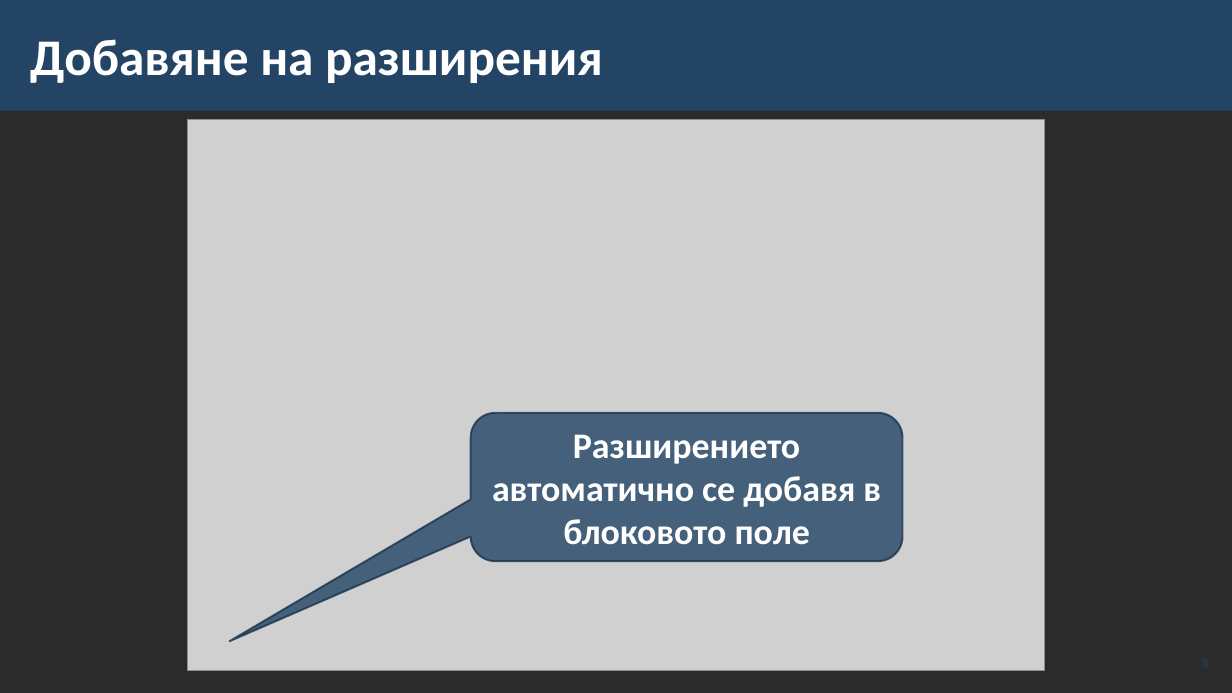
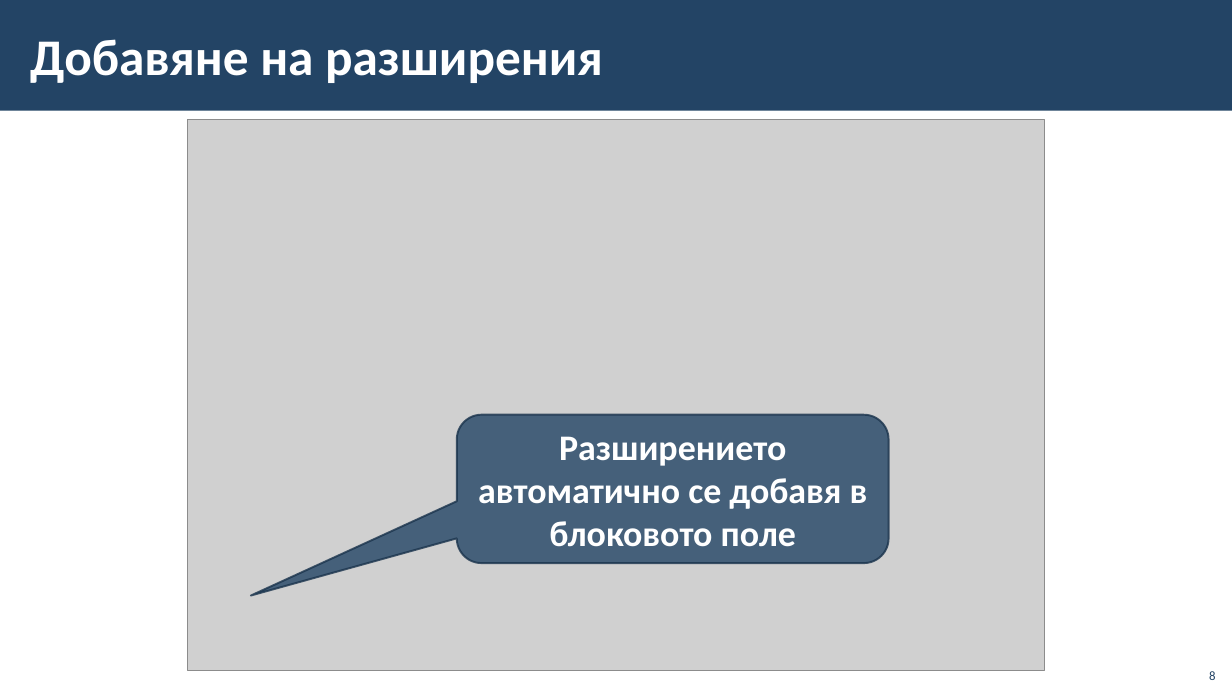
Before and after one commit to BG-IT-Edu/School-Programming, a slide deck: slide 8 of Courses/Computer-Modeling-and-IT/Computer-Modeling-and-IT-5-Class/18-Drawing-Figures/18-Drawing-Figures.pptx. Drawn at 1232x693 pixels with LibreOffice and Linux fonts; fonts in the diff are those of the drawing; grey boxes stand for pictures; background and template pictures are left out; a plain dark background stands for a picture behind light text. Boxes give left, top, right and bottom in pixels: in the first picture for what was removed or moved away, otherwise in the second. Text is boxed around its words. In the diff, an @@ line names an element or a change of style, - is before the commit and + after.

```diff
--- a/Courses/Computer-Modeling-and-IT/Computer-Modeling-and-IT-5-Class/18-Drawing-Figures/18-Drawing-Figures.pptx
+++ b/Courses/Computer-Modeling-and-IT/Computer-Modeling-and-IT-5-Class/18-Drawing-Figures/18-Drawing-Figures.pptx
@@ background picture (left out) to #FFFFFF @@
@@ rounded speech box "Разширението автоматично се добавя в ...": place and size @@
-rounded speech box "Разширението автоматично се добавя в ..." at (470, 413, 902, 562)
+rounded speech box "Разширението автоматично се добавя в ..." at (457, 415, 888, 564)
@@ rounded speech box "Разширението автоматично се добавя в ..." at (457, 415, 888, 564): proportions changed @@
@@ page number: place and size @@
-page number at (1169, 647, 1213, 678)
+page number at (1209, 671, 1215, 680)
@@ page number at (1209, 671, 1215, 680): vertical alignment middle to bottom @@
```
Also in this commit, not shown: 12 other slides changed, 3 slides added, 3 slides removed, 5 other files.
